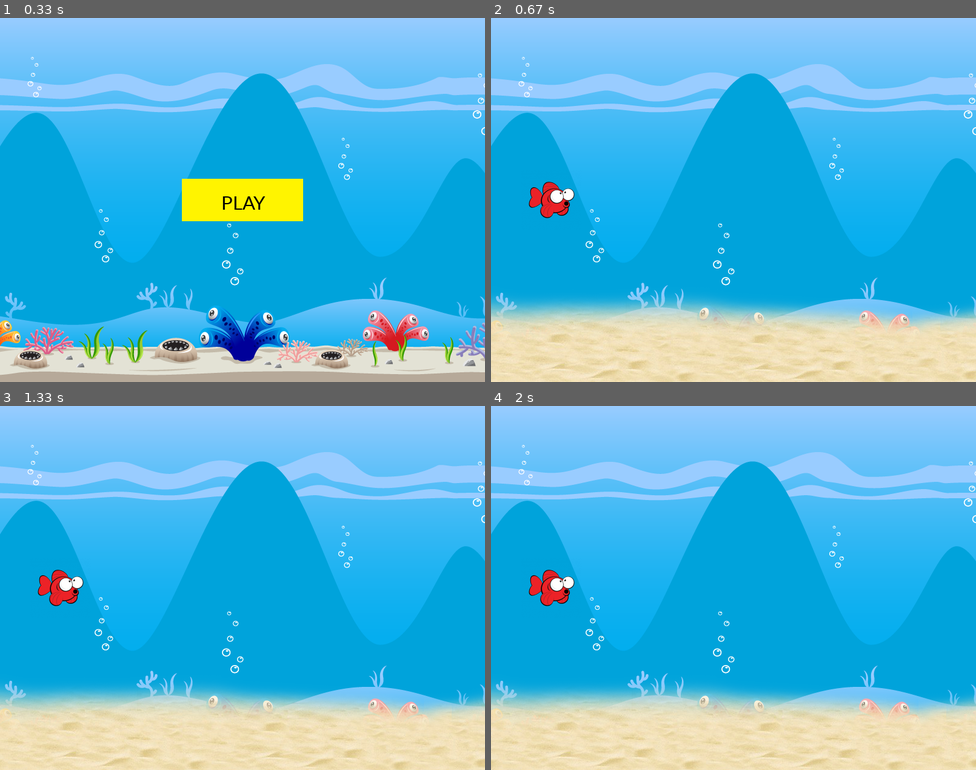
Above: before the commit, frames 1-4 (two rows, left to right).
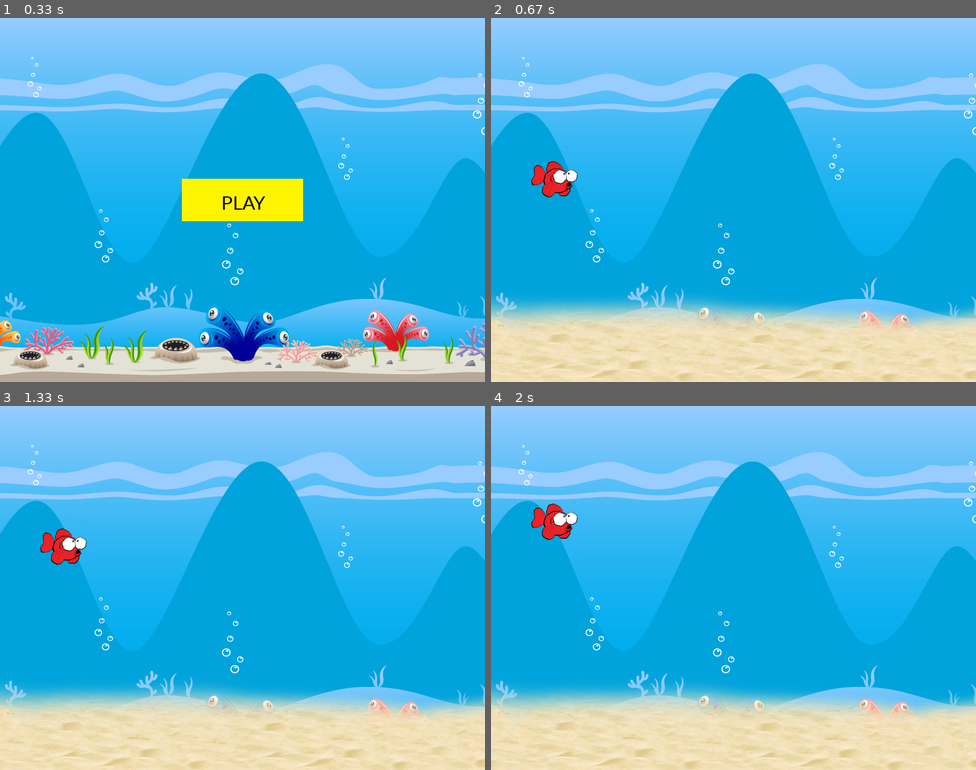
Above: after the commit, the same moments.

Repository: okandiah/Project
Game: pygame game, started from FlappyFish.py
Same seed, same stepped clock (60 frames per second), same inputs: the game is played once before the commit and once after it.
Inputs (mouse positions are in pixels of both pictures, inside the frame that each line leads up to):
- Up to frame 1 (0.33 s): no input
- Up to frame 2 (0.67 s): press the mouse at (733, 200) at 0.37 s; move the mouse to (655, 170) at 0.47 s; release the mouse at (583, 145) at 0.6 s
- Up to frame 3 (1.33 s): press the mouse at (242, 588) at 0.7 s; move the mouse to (179, 522) at 0.8 s; release the mouse at (116, 453) at 0.93 s; press the mouse at (242, 588) at 1.03 s; move the mouse to (232, 635) at 1.13 s; release the mouse at (218, 682) at 1.27 s
- Up to frame 4 (2 s): press the mouse at (733, 588) at 1.37 s; move the mouse to (825, 657) at 1.47 s; release the mouse at (917, 726) at 1.6 s; press the mouse at (733, 588) at 1.7 s; move the mouse to (782, 573) at 1.8 s; release the mouse at (830, 558) at 1.93 s

Frame 1 is identical in both runs. In frame 2, 1.0% of the frame differs, in the area x 7-18%, y 39-55%; in frame 3, 1.2%; in frame 4, 1.2%, in the area x 7-18%, y 26-55%.

Commit message:
game fishy swim

Diff:
--- a/FlappyFish.py
+++ b/FlappyFish.py
@@ -7,6 +7,8 @@
 
 timer = pygame.time.Clock()
 fps = 50
+game_over= False
+swimming = False
 
 # screen size
 size = (800, 600)
@@ -32,8 +34,23 @@
         self.image = self.images[self.index]
         self.rect = self.image.get_rect()
         self.rect.center = [x, y]
+        self.vel=0
+        self.clicked=False
 
     def update(self):
+        self.vel +=0.5
+        self.vel += 0.5
+        if self.vel > 8:
+            self.bel=8
+        if self.rect.bottom < 545:
+            self.rect.y += int(self.vel)
+        if pygame.mouse.get_pressed()[0] == 1 and self.clicked==False:
+            self.clicked = True
+            self.vel = -10
+        if pygame.mouse.get_pressed()[0] == 0:
+            self.clicked = False
+
+			#handle the animation
         self.counter += 1
         swim_cooldown = 5
 
@@ -42,7 +59,9 @@
             self.index += 1
             if self.index >= len(self.images):
                 self.index = 0
-        self.image = self.images[self.index]
+                self.image = self.images[self.index]
+            #rotate bird
+        self.image = pygame.transform.rotate(self.images[self.index], self.vel * -2)
 
 
 fishy_group = pygame.sprite.Group()
